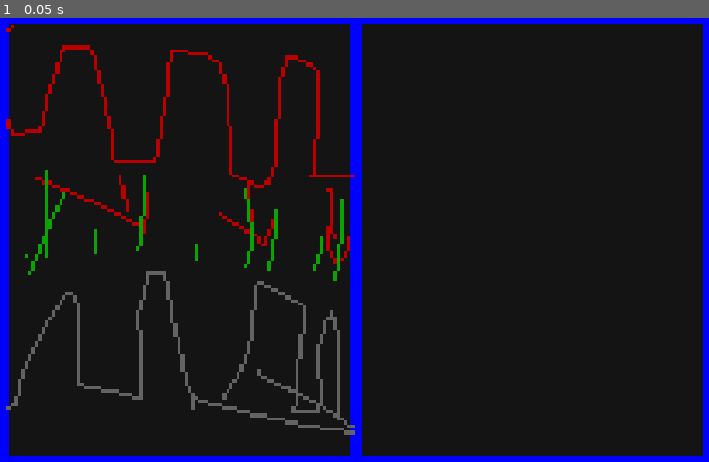
Above: before the commit, frame 1.
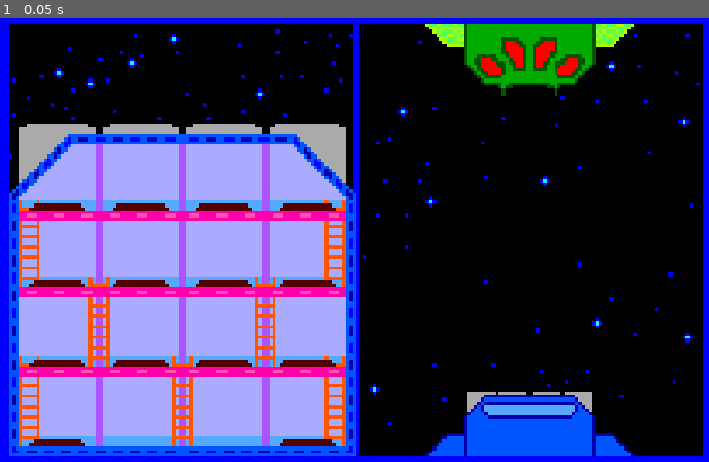
Above: after the commit, the same moment.

Repository: ehightowerrojas/Prototype-3-Pheonix-Burger
Game: Godot game, scene res://node_2d.tscn
Same seed, same stepped clock (60 frames per second), same inputs: the game is played once before the commit and once after it.
Inputs:
- Up to frame 1 (0.05 s): no input

The runs differ from the first frame. In frame 1, 44% of the frame differs, in the area x 0-99%, y 1-99%.

Commit message:
Added Spaceships to both sides
Added Initial Spaceship sprites without the cannons, and modified the borders partially

Diff:
--- a/node_2d.tscn
+++ b/node_2d.tscn
@@ -1,6 +1,10 @@
 [gd_scene format=3 uid="uid://d3en63npp67s1"]
 
-[ext_resource type="Texture2D" uid="uid://bm5x6fn10vqp7" path="res://assets/New Piskel (2).png" id="1_wtcfe"]
+[ext_resource type="Texture2D" uid="uid://dfib0leekbmgp" path="res://assets/ShipFrame.png" id="1_wtcfe"]
+[ext_resource type="Texture2D" uid="uid://67fx3co5ubf6" path="res://assets/SpaceLeft.png" id="2_epypp"]
+[ext_resource type="Texture2D" uid="uid://b4djbd7wfn5ol" path="res://assets/ShipBackground.png" id="3_0hol4"]
+[ext_resource type="Texture2D" uid="uid://dr8py8674jhex" path="res://assets/SpaceRight.png" id="4_0hol4"]
+[ext_resource type="Texture2D" uid="uid://ds6ld36ecpilk" path="res://assets/EnemySideShip.png" id="5_q6r6c"]
 
 [node name="Game Scene" type="Node2D" unique_id=545342406]
 
@@ -11,10 +15,37 @@
 [node name="ColorRect" type="ColorRect" parent="Camera2D" unique_id=636638810]
 modulate = Color(0, 0, 1, 1)
 z_index = -99
-offset_left = -488.0
-offset_top = -332.0
-offset_right = 1031.0
-offset_bottom = 629.0
+offset_left = -305.0
+offset_top = -304.0
+offset_right = 797.0
+offset_bottom = 575.0
+
+[node name="ShipFrame" type="Sprite2D" parent="Camera2D" unique_id=925128666]
+z_index = 10
+position = Vector2(100, 125)
+scale = Vector2(2, 2)
+texture = ExtResource("1_wtcfe")
+
+[node name="SpaceLeft" type="Sprite2D" parent="Camera2D" unique_id=563516384]
+position = Vector2(100, 125)
+scale = Vector2(2, 2)
+texture = ExtResource("2_epypp")
+
+[node name="ShipBackground" type="Sprite2D" parent="Camera2D" unique_id=915248390]
+z_index = 9
+position = Vector2(100, 125)
+scale = Vector2(2, 2)
+texture = ExtResource("3_0hol4")
+
+[node name="SpaceRight" type="Sprite2D" parent="Camera2D" unique_id=1821957166]
+position = Vector2(300, 125)
+scale = Vector2(2, 2)
+texture = ExtResource("4_0hol4")
+
+[node name="EnemySideShip" type="Sprite2D" parent="Camera2D" unique_id=1868399150]
+position = Vector2(300, 125)
+scale = Vector2(2, 2)
+texture = ExtResource("5_q6r6c")
 
 [node name="Control" type="Control" parent="." unique_id=215550828]
 layout_mode = 3
@@ -37,18 +68,14 @@
 color = Color(0.07762883, 0.07762881, 0.07762881, 1)
 
 [node name="divider" type="ColorRect" parent="Control" unique_id=257536046]
-custom_minimum_size = Vector2(6, 0)
+custom_minimum_size = Vector2(4, 0)
 layout_mode = 1
 anchors_preset = 13
 anchor_left = 0.5
 anchor_right = 0.5
 anchor_bottom = 1.0
+offset_left = -2.0
+offset_right = 2.0
 grow_horizontal = 2
 grow_vertical = 2
 color = Color(0, 0, 1, 1)
-
-[node name="NewPiskel(2)" type="Sprite2D" parent="." unique_id=1229557760]
-texture_filter = 1
-position = Vector2(99, 122)
-scale = Vector2(2, 2)
-texture = ExtResource("1_wtcfe")
Binary file added: assets/EnemySideShip.png
Not shown, added: assets/EnemySideShip.png.import
Binary file added: assets/ShipBackground.png
Not shown, added: assets/ShipBackground.png.import
Binary file added: assets/ShipFrame.png
Not shown, added: assets/ShipFrame.png.import
Binary file added: assets/SpaceLeft.png
Not shown, added: assets/SpaceLeft.png.import
Binary file added: assets/SpaceRight.png
Not shown, added: assets/SpaceRight.png.import
